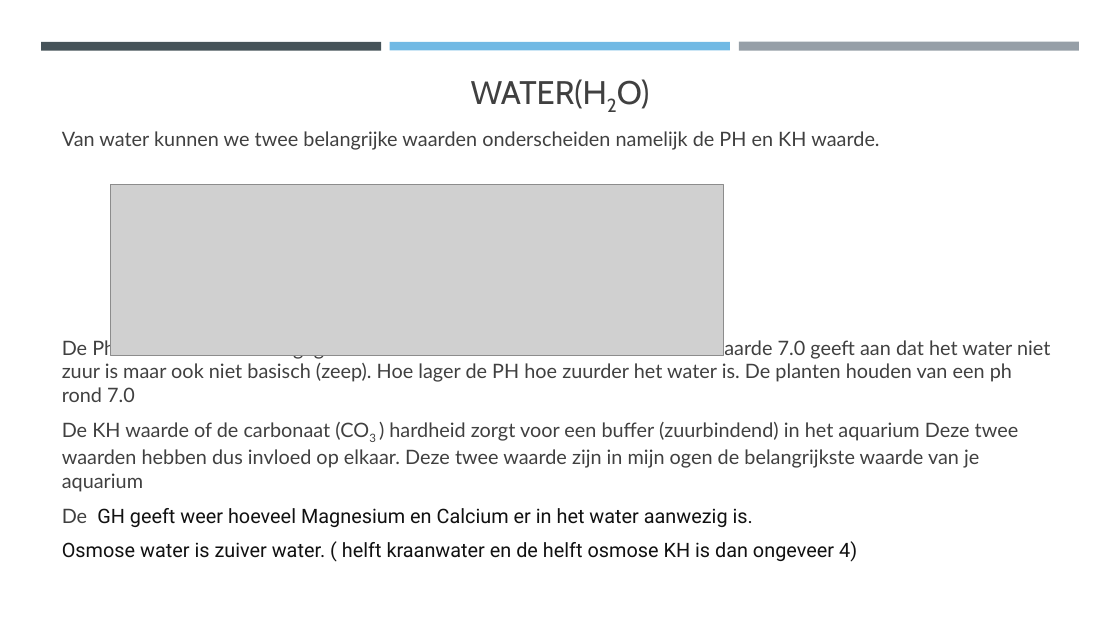
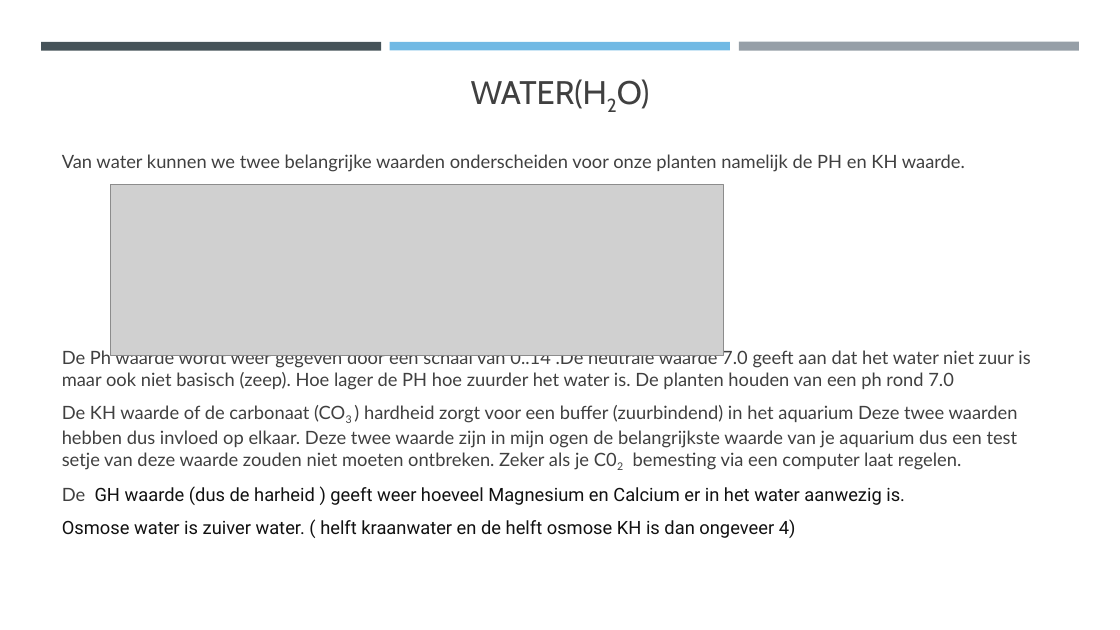
Before and after one commit to Riekusb/arduino, a slide deck: slide 7 of lezingen/basiskennis aquarium houden/Basiskennis aquarium.pptx. Drawn at 1120x630 pixels with LibreOffice and Linux fonts; fonts in the diff are those of the drawing; grey boxes stand for pictures. Boxes give left, top, right and bottom in pixels: in the first picture for what was removed or moved away, otherwise in the second. Text is boxed around its words. In the diff, an @@ line names an element or a change of style, - is before the commit and + after.

```diff
--- a/lezingen/basiskennis aquarium houden/Basiskennis aquarium.pptx
+++ b/lezingen/basiskennis aquarium houden/Basiskennis aquarium.pptx
@@ text at [62, 154, 965, 172]: text changed; size 17 to 15.7 pt @@
-Van water kunnen we twee belangrijke waarden onderscheiden namelijk de PH en KH waarde.
+Van water kunnen we twee belangrijke waarden onderscheiden voor onze planten namelijk de PH en KH waarde.
@@ text at [62, 348, 1030, 538]: size 17 to 15.7 pt in "De Ph waarde wordt weer gegeven door ...", "Osmose water is zuiver water. ( helft ..." @@
@@ text at [62, 405, 1018, 505]: text changed; size 17 to 15.7 pt @@
-De KH waarde of de carbonaat (CO3 ) hardheid zorgt voor een buffer (zuurbindend) in het aquarium Deze twee waarden hebben dus invloed op elkaar. Deze twee waarde zijn in mijn ogen de belangrijkste waarde van je aquarium
-De GH geeft weer hoeveel Magnesium en Calcium er in het water aanwezig is.
+De KH waarde of de carbonaat (CO3 ) hardheid zorgt voor een buffer (zuurbindend) in het aquarium Deze twee waarden hebben dus invloed op elkaar. Deze twee waarde zijn in mijn ogen de belangrijkste waarde van je aquarium dus een test setje van deze waarde zouden niet moeten ontbreken. Zeker als je C02 bemesting via een computer laat regelen.
+De GH waarde (dus de harheid ) geeft weer hoeveel Magnesium en Calcium er in het water aanwezig is.
```
Also in this commit, not shown: 19 other slides changed, 1 other file.
